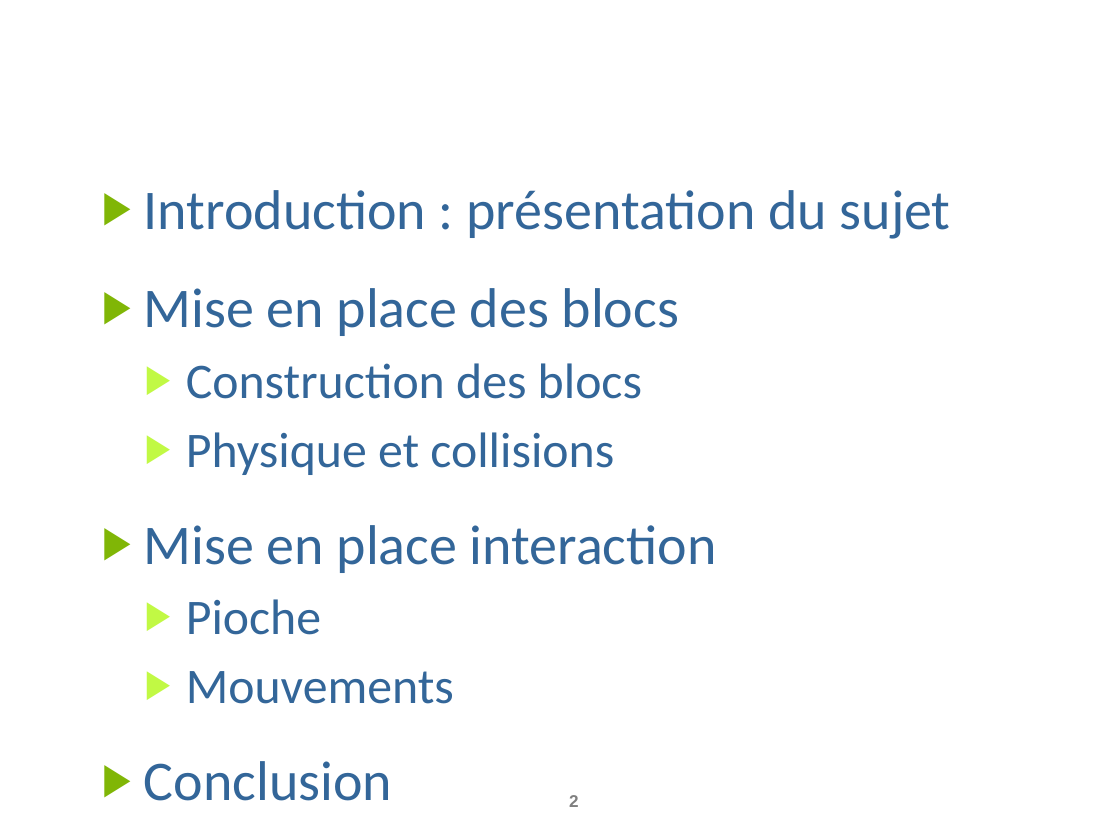
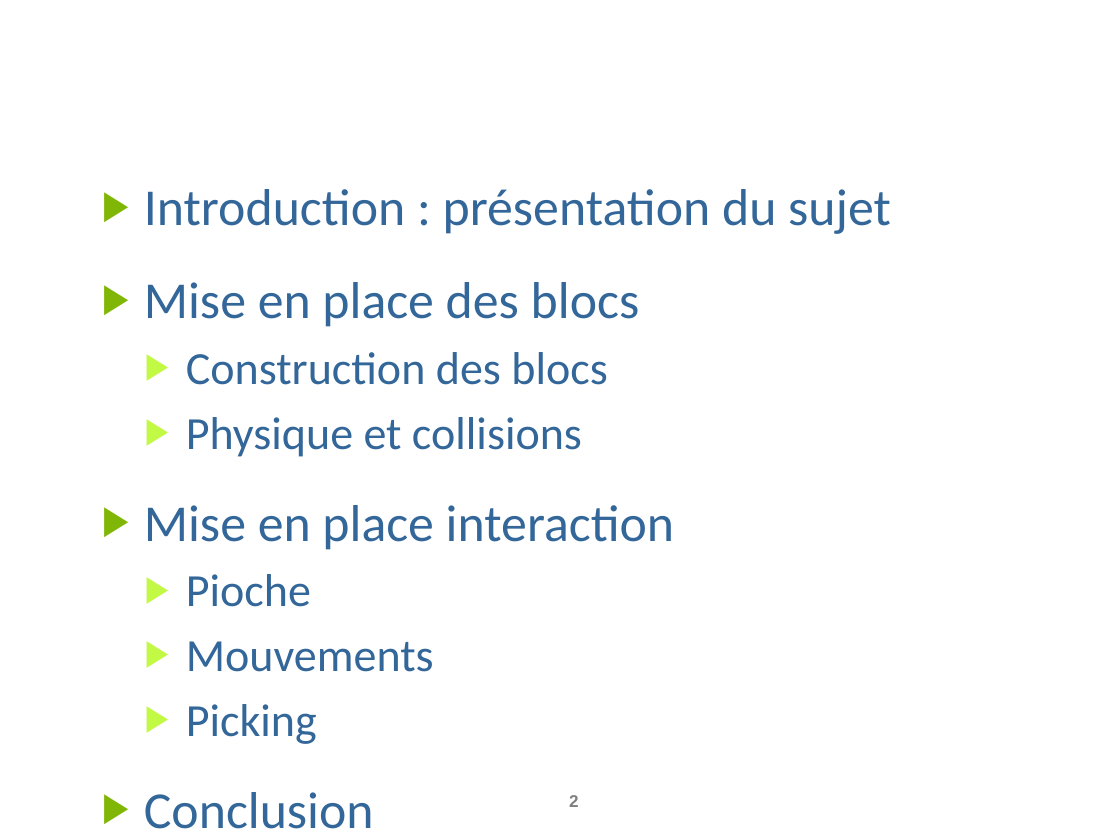
Before and after one commit to thibaulthavard/BlockBuster, a slide deck: slide 2 of Presentation.pptx. Drawn at 1120x840 pixels with LibreOffice and Linux fonts; fonts in the diff are those of the drawing; background and template pictures are left out. Boxes give left, top, right and bottom in pixels: in the first picture for what was removed or moved away, otherwise in the second. Text is boxed around its words. In the diff, an @@ line names an element or a change of style, - is before the commit and + after.

```diff
--- a/Presentation.pptx
+++ b/Presentation.pptx
@@ text at (144,189,891,672): size 36 to 33.3 pt in "Introduction : présentation du sujet", "Mise en place des blocs", "Mise en place interaction", "Conclusion"; size 32 to 29.6 pt in "Construction des blocs", "Physique et collisions", "Pioche", "Mouvements" @@
@@ text at (186,704,317,744): paragraph added @@
+  ▶ Picking
```
Also in this commit, not shown: 2 other slides changed, 4 slides added, 1 other file.
